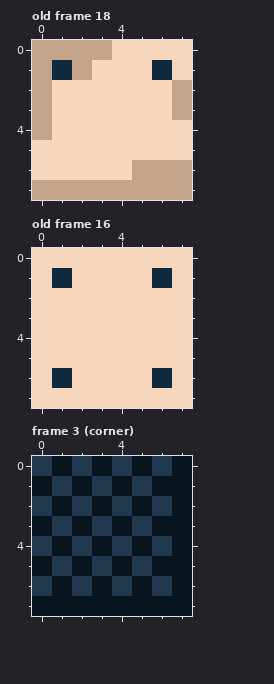
Two states of a pixel-art file, ase/source/spritesheet.aseprite. The picture above is the old version.
8x8 pixels, 21 frames. Shown: old frame 18, old frame 16, frame 3 (corner). The commit also changed other frames, which this record leaves out.
Once edited:
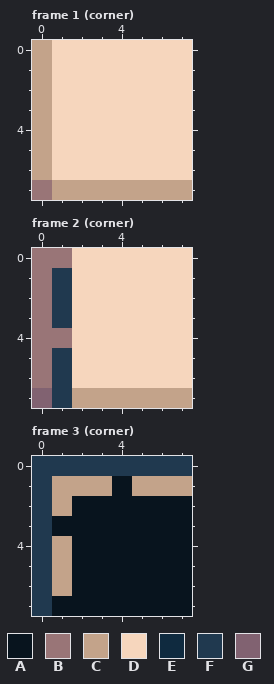
Palette (. is transparent): A #08141e  B #997577  C #c3a38a  D #f6d6bd  E #0f2a3f  F #20394f  G #816271
A new or re-ordered frame is compared with the old frame closest to it.
The edit:
layer "Layer 4" added
layer "Layer 1" removed
layer "Layer 2" removed
layer "Layer 3" removed
frames re-ordered
--- frame 1 (corner) against old frame 18, layer "Layer 4"
@@ x 0..7 @@
-0 CCCCDDDD
-1 CECDDDED
-2 CDDDDDDC
-3 CDDDDDDC
+0 CDDDDDDD
+1 CDDDDDDD
+2 CDDDDDDD
+3 CDDDDDDD
 4 CDDDDDDD
-5 DDDDDDDD
-6 DDDDDCCC
-7 CCCCCCCC
+5 CDDDDDDD
+6 CDDDDDDD
+7 BCCCCCCC
--- frame 2 (corner) against old frame 16, layer "Layer 4"
@@ x 0..7 @@
-0 DDDDDDDD
-1 DEDDDDED
-2 DDDDDDDD
-3 DDDDDDDD
-4 DDDDDDDD
-5 DDDDDDDD
-6 DEDDDDED
-7 DDDDDDDD
+0 BBDDDDDD
+1 BFDDDDDD
+2 BFDDDDDD
+3 BFDDDDDD
+4 BBDDDDDD
+5 BFDDDDDD
+6 BFDDDDDD
+7 GFCCCCCC
--- frame 3 (corner), layer "Layer 4"
@@ x 0..7 @@
-0 FAFAFAFA
-1 AFAFAFAA
-2 FAFAFAFA
-3 AFAFAFAA
-4 FAFAFAFA
-5 AFAFAFAA
-6 FAFAFAFA
-7 AAAAAAAA
+0 FFFFFFFF
+1 FCCCACCC
+2 FCAAAAAA
+3 FAAAAAAA
+4 FCAAAAAA
+5 FCAAAAAA
+6 FCAAAAAA
+7 FAAAAAAA
